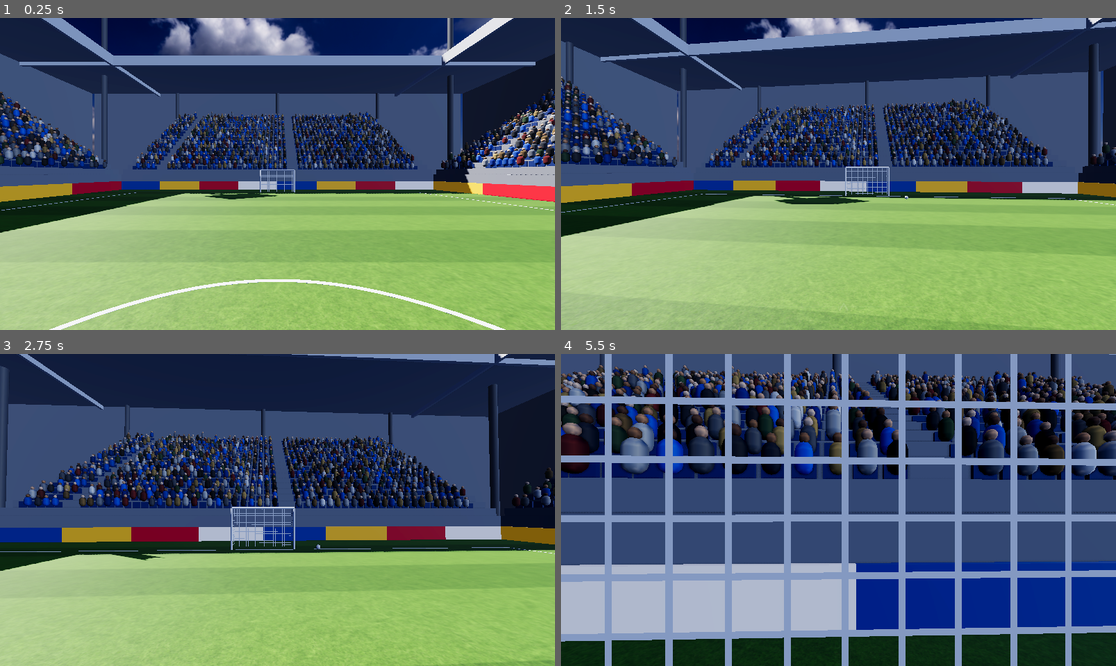
Above: before the commit, frames 1-4 (two rows, left to right).
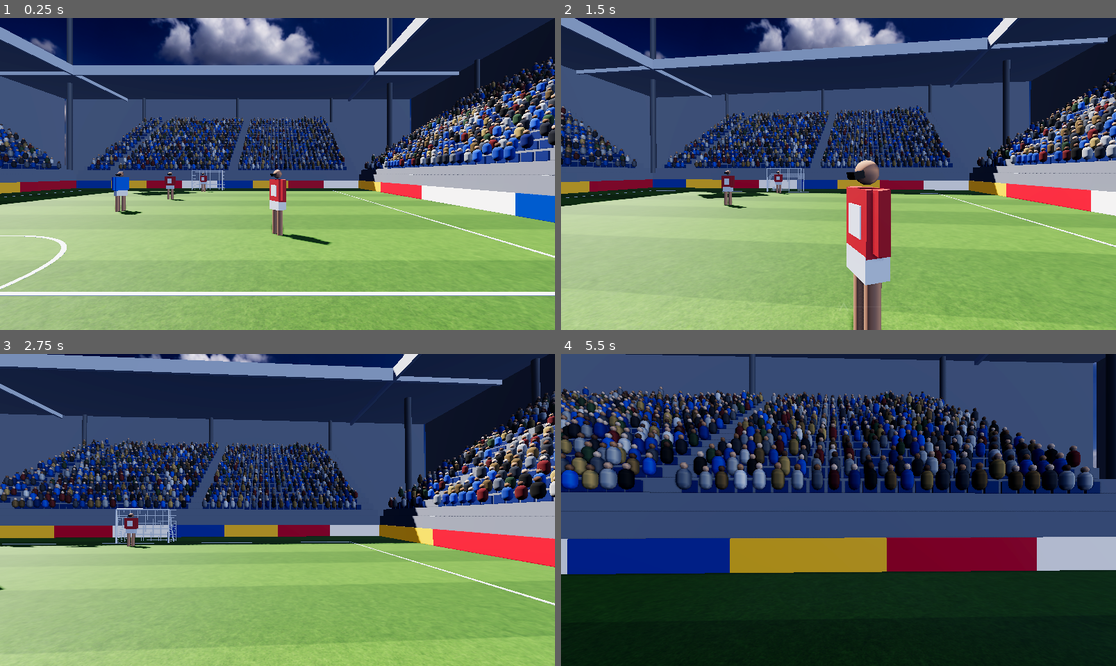
Above: after the commit, the same moments.

Repository: Nachiket115/footyiq
Game: Godot game, scene res://sim/match_world.tscn
Same seed, same stepped clock (60 frames per second), same inputs: the game is played once before the commit and once after it.
Inputs (mouse positions are in pixels of both pictures, inside the frame that each line leads up to):
- Up to frame 1 (0.25 s): no input
- Up to frame 2 (1.5 s): move the mouse to (866, 174) at 0.52 s; hold Shift (sprint) 0.53-1.28 s; hold W (move_forward) from 0.53 s (still down); right-click (866, 174) at 0.6 s; click (866, 174) at 0.67 s; move the mouse to (810, 174) at 1.27 s; tap Shift (sprint) at 1.35 s
- Up to frame 3 (2.75 s): keep holding W (move_forward); tap E (trap) at 1.55 s; move the mouse to (288, 503) at 2.02 s; hold E (trap) from 2.03 s (still down); right-click (288, 503) at 2.3 s
- Up to frame 4 (5.5 s): keep holding W (move_forward); move the mouse to (832, 516) at 2.77 s; release E (trap) at 2.78 s; tap Q (align) at 2.85 s; click (832, 516) at 2.92 s; tap Shift (sprint) at 3.05 s; move the mouse to (877, 513) at 3.52 s; hold Space (lofted) 3.53-4.28 s; tap E (trap) at 3.8 s; move the mouse to (794, 506) at 4.27 s; click (794, 506) at 4.35 s; right-click (794, 506) at 4.55 s; move the mouse to (844, 510) at 5.02 s; hold Shift (sprint) from 5.03 s (still down); right-click (844, 510) at 5.1 s; click (844, 510) at 5.17 s

The runs differ from the first frame. In frame 1, 45% of the frame differs, in the area x 0-100%, y 0-100%; in frame 2, 45%; in frame 3, 45%; in frame 4, 73%.

Commit message:
feat(bots): add steering behaviours, roles and 5v5 spawn

Diff:
--- /dev/null
+++ b/bots/roles.gd
@@ -0,0 +1,30 @@
+extends RefCounted
+
+const WorldState = preload("res://core/world_state.gd")
+
+
+static func attacking_dir(team: int) -> int:
+	return 1 if team == 0 else -1
+
+
+static func anchor(role_data: Dictionary, ball_pos: Vector2, pitch: Dictionary, dir: int) -> Vector2:
+	var size := Vector2(pitch.length, pitch.width)
+	var home := Vector2(role_data.home[0] * dir, role_data.home[1]) * size
+	var shift := Vector2(role_data.shift[0], role_data.shift[1])
+	return (home + ball_pos * shift).clamp(size * -0.5, size * 0.5)
+
+
+static func spawn(drill: Dictionary, t: Dictionary) -> WorldState:
+	var state := WorldState.new()
+	state.pitch = drill.pitch.duplicate(true)
+	state.ball.pos = Vector3(0.0, t.ball.radius, 0.0)
+	for team in drill.teams.size():
+		for role: String in drill.teams[team]:
+			var player := WorldState.PlayerState.new()
+			player.id = state.players.size()
+			player.team = team
+			player.role = role
+			player.pos = anchor(drill.roles[role], Vector2.ZERO, state.pitch, attacking_dir(team))
+			player.body_yaw = 0.0 if team == 0 else PI
+			state.players.append(player)
+	return state
--- /dev/null
+++ b/bots/steering.gd
@@ -0,0 +1,31 @@
+extends RefCounted
+
+
+static func seek(pos: Vector2, target: Vector2, max_speed: float) -> Vector2:
+	return (target - pos).normalized() * max_speed
+
+
+static func arrive(pos: Vector2, target: Vector2, max_speed: float, slow_radius: float) -> Vector2:
+	var offset := target - pos
+	return offset.normalized() * max_speed * minf(1.0, offset.length() / slow_radius)
+
+
+static func separation(pos: Vector2, neighbours: Array, radius: float) -> Vector2:
+	var push := Vector2.ZERO
+	for other: Vector2 in neighbours:
+		var away := pos - other
+		var dist := away.length()
+		if dist < radius:
+			push += (away / dist if dist > 0.0 else Vector2.RIGHT) * (1.0 - dist / radius)
+	return push
+
+
+static func interpose(pos: Vector2, a: Vector2, b: Vector2, max_speed: float, slow_radius: float) -> Vector2:
+	return arrive(pos, (a + b) * 0.5, max_speed, slow_radius)
+
+
+static func blend(parts: Array, weights: Array, max_speed: float) -> Vector2:
+	var total := Vector2.ZERO
+	for i in parts.size():
+		total += parts[i] * weights[i]
+	return total.limit_length(max_speed)
--- /dev/null
+++ b/config/drills.json
@@ -0,0 +1,22 @@
+{
+	"5v5": {
+		"pitch": {
+			"length": 40.0,
+			"width": 25.0,
+			"goal_width": 3.0,
+			"boards": false
+		},
+		"human_default_role": "rm",
+		"teams": [
+			["gk", "cb", "lm", "rm", "st"],
+			["gk", "cb", "lm", "rm", "st"]
+		],
+		"roles": {
+			"gk": {"home": [-0.47, 0.0], "shift": [0.02, 0.1]},
+			"cb": {"home": [-0.3, 0.0], "shift": [0.35, 0.4]},
+			"lm": {"home": [-0.08, -0.28], "shift": [0.5, 0.3]},
+			"rm": {"home": [-0.08, 0.28], "shift": [0.5, 0.3]},
+			"st": {"home": [0.18, 0.0], "shift": [0.5, 0.45]}
+		}
+	}
+}
--- a/config/tuning.json
+++ b/config/tuning.json
@@ -1,6 +1,7 @@
 {
 	"sim": {
 		"tick_rate": 60,
+		"restart_inset": 1.0,
 		"gravity": 9.81
 	},
 	"pitch": {
@@ -80,6 +81,17 @@
 		"shot_speed": 25.0,
 		"loft_angle_deg": 20.0,
 		"charge_time": 0.8
+	},
+	"steering": {
+		"arrive_radius": 3.0,
+		"separation_radius": 1.5,
+		"separation_weight": 1.0,
+		"start_speed": 1.0,
+		"stop_speed": 0.3,
+		"turn_gain": 4.0,
+		"turn_deadband_deg": 2.0,
+		"shoot_range": 12.0,
+		"max_flips": 2.0
 	},
 	"tackle": {
 		"radius": 0.9,
@@ -244,6 +256,7 @@
 		"sun_color": "#fff4e0"
 	},
 	"debug": {
+		"drill": "5v5",
 		"spectator_pos": [
 			-9.0,
 			5.0,
--- /dev/null
+++ b/core/intent.gd
@@ -0,0 +1,29 @@
+extends RefCounted
+
+const WorldState = preload("res://core/world_state.gd")
+const PlayerCommand = preload("res://core/player_command.gd")
+
+var desired_velocity := Vector2.ZERO
+var desired_facing := 0.0
+var action := PlayerCommand.Action.NONE
+var target_id := -1
+var power := 0.0
+
+
+func to_command(tick: int, player: WorldState.PlayerState, t: Dictionary) -> PlayerCommand:
+	var cmd := PlayerCommand.new()
+	cmd.tick = tick
+	cmd.player_id = player.id
+	cmd.action = action
+	cmd.target_id = target_id
+	cmd.power = power
+	var speed := desired_velocity.length()
+	var moving: bool = speed > t.steering.stop_speed
+	var error := angle_difference(player.body_yaw, desired_velocity.angle() if moving else desired_facing)
+	if absf(error) > deg_to_rad(t.steering.turn_deadband_deg):
+		cmd.move.x = clampf(error * t.steering.turn_gain, -1.0, 1.0)
+	if moving:
+		cmd.sprint = speed > t.player.jog_speed
+		var top: float = t.player.sprint_speed if cmd.sprint else t.player.jog_speed
+		cmd.move.y = clampf(speed / top, 0.0, 1.0) * maxf(0.0, cos(error))
+	return cmd
--- /dev/null
+++ b/core/pitch_snapshot.gd
@@ -0,0 +1,24 @@
+extends RefCounted
+
+const WorldState = preload("res://core/world_state.gd")
+
+var time := 0.0
+var players: Array[Dictionary] = []
+var ball_pos := Vector2.ZERO
+var ball_vel := Vector2.ZERO
+var ball_height := 0.0
+var owner_id := -1
+var pitch := {}
+
+
+static func from_world(state: WorldState, tick_rate: float) -> RefCounted:
+	var snap := new()
+	snap.time = state.tick / tick_rate
+	for p in state.players:
+		snap.players.append({"id": p.id, "team": p.team, "role": p.role, "pos": p.pos, "vel": p.vel, "facing": p.body_yaw})
+	snap.ball_pos = Vector2(state.ball.pos.x, state.ball.pos.z)
+	snap.ball_vel = Vector2(state.ball.vel.x, state.ball.vel.z)
+	snap.ball_height = state.ball.pos.y
+	snap.owner_id = state.ball.owner_id
+	snap.pitch = state.pitch
+	return snap
--- a/core/sim.gd
+++ b/core/sim.gd
@@ -43,7 +43,9 @@
 			state.score[event.team] += 1
 			_place_ball(state.ball, Vector3(0.0, t.ball.radius, 0.0))
 		else:
-			_place_ball(state.ball, event.pos)
+			var reach_x: float = state.pitch.length * 0.5 - t.sim.restart_inset
+			var reach_z: float = state.pitch.width * 0.5 - t.sim.restart_inset
+			_place_ball(state.ball, Vector3(clampf(event.pos.x, -reach_x, reach_x), event.pos.y, clampf(event.pos.z, -reach_z, reach_z)))
 	return state
 
 
--- /dev/null
+++ b/sim/bot_controller.gd
@@ -0,0 +1,88 @@
+extends RefCounted
+
+const WorldState = preload("res://core/world_state.gd")
+const PlayerCommand = preload("res://core/player_command.gd")
+const PitchSnapshot = preload("res://core/pitch_snapshot.gd")
+const Intent = preload("res://core/intent.gd")
+const Steering = preload("res://bots/steering.gd")
+const Roles = preload("res://bots/roles.gd")
+
+var human_id := -1
+
+var _t: Dictionary
+var _teams: Array
+var _moving := {}
+
+
+func _init(cfg: Dictionary, team_params: Array) -> void:
+	_t = cfg["tuning"]
+	_teams = team_params
+
+
+func commands(state: WorldState) -> Array:
+	var snap: PitchSnapshot = PitchSnapshot.from_world(state, _t.sim.tick_rate)
+	var chasers := _chasers(snap)
+	var result := []
+	for player in state.players:
+		if player.id == human_id:
+			continue
+		var cmd := _intent(snap, snap.players[state.players.find(player)], chasers).to_command(state.tick + 1, player, _t)
+		_watch_ball(cmd, player, state.ball)
+		result.append(cmd)
+	return result
+
+
+func _chasers(snap: PitchSnapshot) -> Dictionary:
+	var best := {}
+	var best_dist := {}
+	for me in snap.players:
+		var dist: float = me.pos.distance_to(snap.ball_pos)
+		if me.role != "gk" and dist < best_dist.get(me.team, INF):
+			best_dist[me.team] = dist
+			best[me.team] = me.id
+	return best
+
+
+func _intent(snap: PitchSnapshot, me: Dictionary, chasers: Dictionary) -> Intent:
+	var s: Dictionary = _t.steering
+	var jog: float = _t.player.jog_speed
+	var dir := Roles.attacking_dir(me.team)
+	var intent := Intent.new()
+	intent.desired_facing = (snap.ball_pos - me.pos).angle()
+	var owner_team := -1
+	for other in snap.players:
+		if other.id == snap.owner_id:
+			owner_team = other.team
+
+	var goal := Vector2(dir * snap.pitch.length * 0.5, 0.0)
+	var target: Vector2 = Roles.anchor(_teams[me.team].roles[me.role], snap.ball_pos, snap.pitch, dir)
+	var speed := jog
+	if snap.owner_id == me.id:
+		target = goal
+		if me.pos.distance_to(goal) < s.shoot_range:
+			intent.action = PlayerCommand.Action.SHOOT
+			intent.power = 1.0
+	elif chasers.get(me.team) == me.id and owner_team != me.team:
+		target = snap.ball_pos
+		speed = _t.player.sprint_speed
+		if owner_team != -1:
+			intent.action = PlayerCommand.Action.TACKLE
+
+	var others := []
+	for other in snap.players:
+		if other.id != me.id:
+			others.append(other.pos)
+	var go := Steering.arrive(me.pos, target, speed, s.arrive_radius)
+	var apart: Vector2 = Steering.separation(me.pos, others, s.separation_radius) * jog
+	var desired := Steering.blend([go, apart], [1.0, s.separation_weight], speed)
+	_moving[me.id] = desired.length() > (s.stop_speed if _moving.get(me.id, false) else s.start_speed)
+	if _moving[me.id]:
+		intent.desired_velocity = desired
+	return intent
+
+
+func _watch_ball(cmd: PlayerCommand, player: WorldState.PlayerState, ball: WorldState.BallState) -> void:
+	var offset := Vector2(ball.pos.x, ball.pos.z) - player.pos
+	var limit := deg_to_rad(_t.player.head_yaw_limit_deg)
+	cmd.look_yaw = clampf(angle_difference(player.body_yaw, offset.angle()), -limit, limit)
+	cmd.look_pitch = -atan2(_t.player.eye_height - ball.pos.y, offset.length())
--- a/sim/match_world.gd
+++ b/sim/match_world.gd
@@ -3,6 +3,8 @@
 const Config = preload("res://core/config.gd")
 const WorldState = preload("res://core/world_state.gd")
 const Sim = preload("res://core/sim.gd")
+const Roles = preload("res://bots/roles.gd")
+const BotController = preload("res://sim/bot_controller.gd")
 const InputMapper = preload("res://sim/input_mapper.gd")
 const HumanController = preload("res://sim/human_controller.gd")
 const CameraRig = preload("res://sim/camera_rig.gd")
@@ -14,14 +16,13 @@
 const Meshes = preload("res://sim/meshes.gd")
 const BodyIndicator = preload("res://ui/body_indicator.gd")
 
-const TEMP_PLAYER_START := Vector2(-0.6, 0.0)
-
 var cfg: Dictionary
 var state: WorldState
 var controlled_id := 0
 
 var _mapper: InputMapper
 var _controller: HumanController
+var _bots: BotController
 var _rig: CameraRig
 var _spectator := Camera3D.new()
 var _body_indicator: BodyIndicator
@@ -45,13 +46,14 @@
 	Engine.physics_ticks_per_second = int(t.sim.tick_rate)
 	_eye_height = t.player.eye_height
 
-	state = WorldState.new()
-	state.pitch = t.pitch.duplicate(true)
-	state.ball.pos = Vector3(0.0, t.ball.radius, 0.0)
-	var player := WorldState.PlayerState.new()
-	player.pos = TEMP_PLAYER_START
-	state.players.append(player)
-	controlled_id = player.id
+	var drill: Dictionary = cfg["drills"][t.debug.drill]
+	state = Roles.spawn(drill, t)
+	Sim.seed_rng(state, Time.get_ticks_usec())
+	for p in state.players:
+		if p.team == 0 and p.role == drill.human_default_role:
+			controlled_id = p.id
+	_bots = BotController.new(cfg, [drill, drill])
+	_bots.human_id = controlled_id
 
 	add_child(PitchView.new(state.pitch, t))
 	add_child(StadiumView.new(state.pitch, t))
@@ -79,7 +81,7 @@
 func _physics_process(_delta: float) -> void:
 	_remember()
 	var command := _controller.build_command(state.tick + 1, controlled_id, _mapper.poll())
-	Sim.step(state, [command], cfg)
+	Sim.step(state, [command] + _bots.commands(state), cfg)
 	_controller.sync(state.player_by_id(controlled_id).head_yaw)
 	if not state.events.is_empty():
 		_prev_ball = state.ball.pos
--- /dev/null
+++ b/tests/test_steering.gd
@@ -0,0 +1,163 @@
+extends "res://tests/case.gd"
+
+const Config = preload("res://core/config.gd")
+const WorldState = preload("res://core/world_state.gd")
+const PlayerCommand = preload("res://core/player_command.gd")
+const Sim = preload("res://core/sim.gd")
+const PitchSnapshot = preload("res://core/pitch_snapshot.gd")
+const Intent = preload("res://core/intent.gd")
+const Steering = preload("res://bots/steering.gd")
+const Roles = preload("res://bots/roles.gd")
+const BotController = preload("res://sim/bot_controller.gd")
+
+var cfg := Config.load_all("res://config")
+var t: Dictionary = cfg["tuning"]
+var drill: Dictionary = cfg["drills"]["5v5"]
+
+
+func test_seek_runs_at_full_speed_toward_target() -> void:
+	check_eq(Steering.seek(Vector2.ZERO, Vector2(0.0, 5.0), 4.0), Vector2(0.0, 4.0), "velocity")
+	check_eq(Steering.seek(Vector2.ONE, Vector2.ONE, 4.0), Vector2.ZERO, "on the target")
+
+
+func test_arrive_slows_inside_radius() -> void:
+	var far := Steering.arrive(Vector2.ZERO, Vector2(10.0, 0.0), 4.0, 3.0)
+	var near := Steering.arrive(Vector2.ZERO, Vector2(1.5, 0.0), 4.0, 3.0)
+	check_near(far.length(), 4.0, 1e-6, "full speed outside the radius")
+	check_near(near.length(), 2.0, 1e-6, "half speed halfway in")
+	check_eq(Steering.arrive(Vector2.ONE, Vector2.ONE, 4.0, 3.0), Vector2.ZERO, "stopped on the target")
+
+
+func test_separation_pushes_apart() -> void:
+	var push := Steering.separation(Vector2.ZERO, [Vector2(0.5, 0.0), Vector2(9.0, 0.0)], 1.5)
+	check(push.x < 0.0 and push.y == 0.0, "pushed away from the close neighbour only: %s" % push)
+	var closer := Steering.separation(Vector2.ZERO, [Vector2(0.2, 0.0)], 1.5)
+	check(closer.length() > push.length(), "stronger when closer")
+	check(Steering.separation(Vector2.ZERO, [Vector2.ZERO], 1.5).is_finite(), "finite on top of a neighbour")
+
+
+func test_interpose_targets_midpoint() -> void:
+	var vel := Steering.interpose(Vector2.ZERO, Vector2(10.0, 4.0), Vector2(10.0, -4.0), 4.0, 3.0)
+	check_near(vel.angle(), 0.0, 1e-6, "heads for the midpoint")
+	check_eq(Steering.interpose(Vector2(10.0, 0.0), Vector2(10.0, 4.0), Vector2(10.0, -4.0), 4.0, 3.0), Vector2.ZERO, "stops on it")
+
+
+func test_blend_caps_at_max_speed() -> void:
+	var fast := Steering.blend([Vector2(4.0, 0.0), Vector2(4.0, 0.0)], [1.0, 1.0], 4.0)
+	var slow := Steering.blend([Vector2(1.0, 0.0), Vector2(0.0, 2.0)], [1.0, 0.5], 4.0)
+	check_near(fast.length(), 4.0, 1e-6, "capped")
+	check_eq(slow, Vector2(1.0, 1.0), "weighted sum below the cap")
+
+
+func test_anchor_mirrors_and_follows_the_ball() -> void:
+	var role := {"home": [-0.25, 0.2], "shift": [0.5, 0.5]}
+	var pitch: Dictionary = drill.pitch
+	check_eq(Roles.anchor(role, Vector2.ZERO, pitch, 1), Vector2(-10.0, 5.0), "team attacking +x")
+	check_eq(Roles.anchor(role, Vector2.ZERO, pitch, -1), Vector2(10.0, 5.0), "team attacking -x")
+	check_eq(Roles.anchor(role, Vector2(4.0, -2.0), pitch, 1), Vector2(-8.0, 4.0), "shifts with the ball")
+	check_eq(Roles.anchor(role, Vector2(0.0, 99.0), pitch, 1).y, pitch.width * 0.5, "stays on the pitch")
+
+
+func test_spawn_builds_five_a_side() -> void:
+	var state: WorldState = Roles.spawn(drill, t)
+	check_eq(state.players.size(), 10, "players")
+	check_eq(state.players.filter(func(p: WorldState.PlayerState) -> bool: return p.team == 1).size(), 5, "team 1")
+	check_eq(state.players[0].role, "gk", "first role")
+	check(state.players[0].pos.x < 0.0 and state.players[5].pos.x > 0.0, "teams start in their own halves")
+	check_near(absf(state.players[5].body_yaw), PI, 1e-6, "team 1 faces -x")
+
+
+func test_snapshot_copies_the_world() -> void:
+	var state: WorldState = Roles.spawn(drill, t)
+	state.tick = 120
+	state.ball.pos = Vector3(1.0, 2.0, 3.0)
+	state.ball.owner_id = 4
+	var snap: PitchSnapshot = PitchSnapshot.from_world(state, t.sim.tick_rate)
+	check_near(snap.time, 2.0, 1e-6, "time")
+	check_eq(snap.players.size(), 10, "players")
+	check_eq(snap.players[7].team, 1, "team")
+	check_eq(snap.players[7].pos, state.players[7].pos, "pos")
+	check_eq(snap.ball_pos, Vector2(1.0, 3.0), "ball on the ground plane")
+	check_eq(snap.ball_height, 2.0, "ball height")
+	check_eq(snap.owner_id, 4, "owner")
+
+
+func test_intent_becomes_a_command_that_turns_then_runs() -> void:
+	var player := WorldState.PlayerState.new()
+	var intent := Intent.new()
+	intent.desired_velocity = Vector2(0.0, t.player.sprint_speed)
+	intent.action = PlayerCommand.Action.TACKLE
+	var turning: PlayerCommand = intent.to_command(9, player, t)
+	check(turning.move.x > 0.0, "steers toward +yaw")
+	check_near(turning.move.y, 0.0, 1e-6, "does not run sideways to the target")
+	check_eq(turning.action, PlayerCommand.Action.TACKLE, "action carried")
+	check_eq(turning.tick, 9, "tick")
+	player.body_yaw = PI * 0.5
+	var running: PlayerCommand = intent.to_command(9, player, t)
+	check(running.sprint and is_equal_approx(running.move.y, 1.0), "sprints once facing it")
+	intent.desired_velocity = Vector2.ZERO
+	intent.desired_facing = PI
+	var standing: PlayerCommand = intent.to_command(9, player, t)
+	check(standing.move.y == 0.0 and standing.move.x > 0.0, "stands and turns to the desired facing")
+
+
+func _run_bots(ticks: int) -> Dictionary:
+	var state: WorldState = Roles.spawn(drill, t)
+	Sim.seed_rng(state, 3)
+	var controller := BotController.new(cfg, [drill, drill])
+	var min_dist := INF
+	var flips := {}
+	var last_turn := {}
+	var last_yaw := {}
+	var moved := 0.0
+	for p in state.players:
+		flips[p.id] = 0
+		last_turn[p.id] = 0.0
+		last_yaw[p.id] = p.body_yaw
+	for i in ticks:
+		var before := state.players[4].pos
+		Sim.step(state, controller.commands(state), cfg)
+		moved += state.players[4].pos.distance_to(before)
+		for a in state.players:
+			var turn := angle_difference(last_yaw[a.id], a.body_yaw)
+			last_yaw[a.id] = a.body_yaw
+			if absf(turn) > 1e-5:
+				flips[a.id] += int(turn * last_turn[a.id] < 0.0)
+				last_turn[a.id] = turn
+			for b in state.players:
+				if a.id < b.id:
+					min_dist = minf(min_dist, a.pos.distance_to(b.pos))
+	return {"min_dist": min_dist, "max_flips": flips.values().max(), "moved": moved, "state": state}
+
+
+func test_ten_bots_600_ticks_never_overlap() -> void:
+	var run := _run_bots(600)
+	check(run.min_dist >= t.player.radius * 2.0 - 0.01, "closest pair %s m" % run.min_dist)
+	check(run.moved > 5.0, "the bots actually move, striker covered %s m" % run.moved)
+
+
+func test_no_jitter() -> void:
+	var run := _run_bots(600)
+	var per_second: float = run.max_flips / 10.0
+	check(per_second < t.steering.max_flips, "worst bot flips turn direction %s times per second" % per_second)
+
+
+func test_bot_carrier_keeps_its_eyes_on_the_ball() -> void:
+	var state: WorldState = Roles.spawn(drill, t)
+	var controller := BotController.new(cfg, [drill, drill])
+	var striker := state.players[4]
+	state.ball.pos = Vector3(striker.pos.x + 0.6, t.ball.radius, striker.pos.y)
+	for i in 300:
+		Sim.step(state, controller.commands(state), cfg)
+		if state.ball.owner_id != striker.id:
+			break
+		check_eq(striker.control_penalty, 0.0, "no gaze penalty at tick %s" % i)
+
+
+func test_human_player_gets_no_bot_command() -> void:
+	var state: WorldState = Roles.spawn(drill, t)
+	var controller := BotController.new(cfg, [drill, drill])
+	controller.human_id = 3
+	var ids := controller.commands(state).map(func(c: PlayerCommand) -> int: return c.player_id)
+	check_eq(ids.size(), 9, "nine commands")
+	check(not ids.has(3), "none for the human")
Not shown, added: bots/roles.gd.uid
Not shown, added: bots/steering.gd.uid
Not shown, added: core/intent.gd.uid
Not shown, added: core/pitch_snapshot.gd.uid
Not shown, added: core/player_motion.gd.uid
Not shown, added: sim/bot_controller.gd.uid
Not shown, added: sim/camera_rig.gd.uid
Not shown, added: sim/first_person_rig.gd.uid
Not shown, added: sim/human_controller.gd.uid
Not shown, added: tests/test_ball_control.gd.uid
Not shown, added: tests/test_human_controller.gd.uid
Not shown, added: tests/test_player_motion.gd.uid
(and 2 more such lines)
